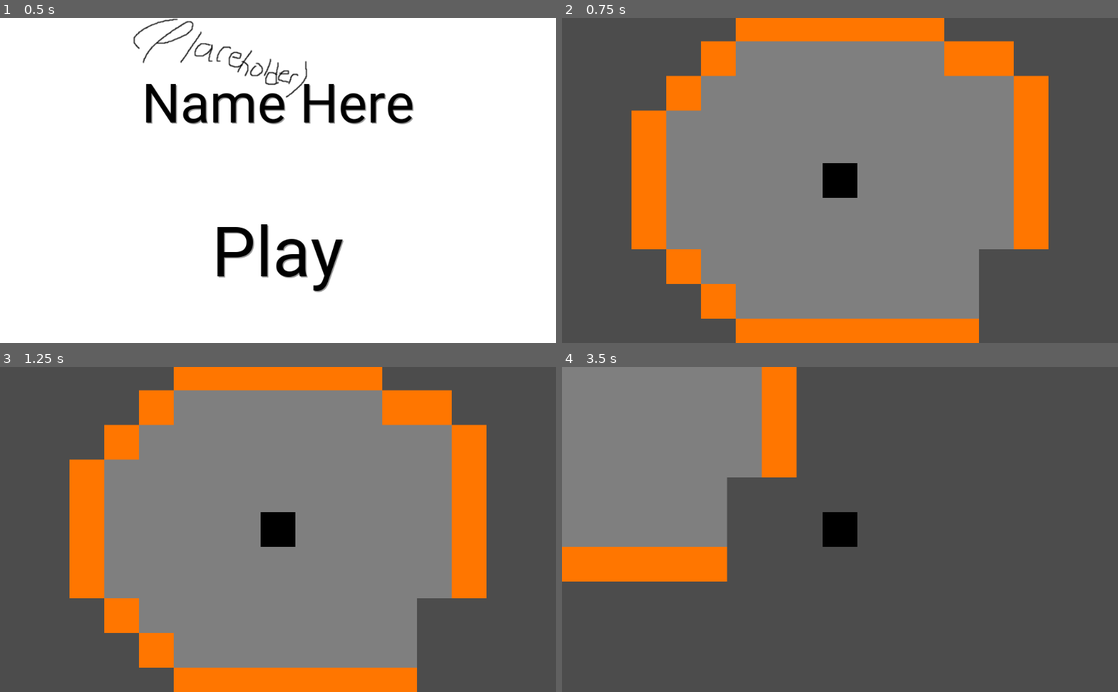
Above: before the commit, frames 1-4 (two rows, left to right).
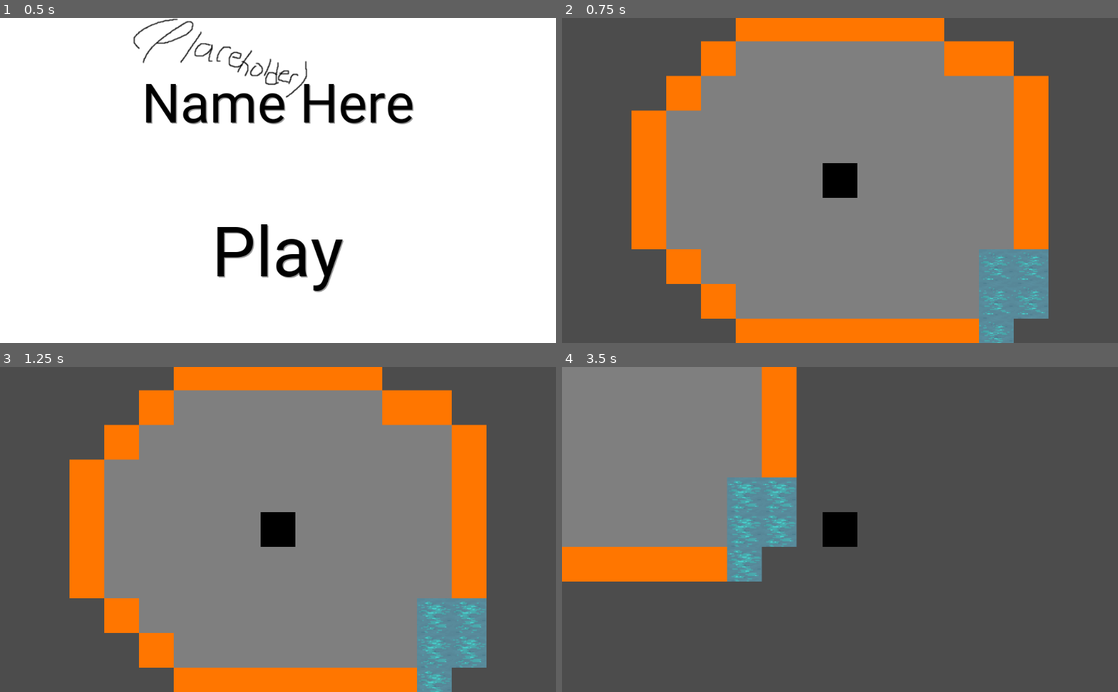
Above: after the commit, the same moments.

Repository: mariothedog/Game-Off-2019-Entry
Game: Godot game, scene res://Scenes/Main Menu.tscn
Two runs of this game, one before a commit and one after it. Both use one fixed random seed, a clock stepped at 60 frames per second and the inputs below.
Inputs (mouse positions are in pixels of both pictures, inside the frame that each line leads up to):
- Up to frame 1 (0.5 s): no input
- Up to frame 2 (0.75 s): click (840, 258) at 0.5 s
- Up to frame 3 (1.25 s): no input
- Up to frame 4 (3.5 s): move the mouse to (962, 513) at 1.27 s; hold D (move_right) 1.28-2.03 s; move the mouse to (728, 545) at 2.02 s; hold S (move_down) 2.03-2.78 s; move the mouse to (895, 458) at 2.77 s; hold D (move_right) from 2.78 s (still down)

Frame 1 is identical in both runs. In frame 2, 3.1% of the frame differs, in the area x 75-88%, y 71-100%; in frame 3, 3.1%; in frame 4, 3.4%, in the area x 29-43%, y 33-67%.

Commit message:
Placeholder water

Diff:
--- a/Scenes/Player.tscn
+++ b/Scenes/Player.tscn
@@ -2,7 +2,6 @@
 
 [ext_resource path="res://Code/Player.gd" type="Script" id=1]
 [ext_resource path="res://Art/Placeholder/Player/Player.png" type="Texture" id=2]
-
 
 [sub_resource type="RectangleShape2D" id=1]
 extents = Vector2( 32, 32 )
--- a/Scenes/Top Down.tscn
+++ b/Scenes/Top Down.tscn
@@ -1,8 +1,8 @@
-[gd_scene load_steps=3 format=2]
+[gd_scene load_steps=4 format=2]
 
 [ext_resource path="res://Tile Sets/Top Down Basic.tres" type="TileSet" id=1]
-[ext_resource path="res://Scenes/Player.tscn" type="PackedScene" id=2]
-
+[ext_resource path="res://Tile Sets/Water.tres" type="TileSet" id=2]
+[ext_resource path="res://Scenes/Player.tscn" type="PackedScene" id=3]
 
 [node name="Top Down" type="Node2D"]
 
@@ -13,5 +13,12 @@
 format = 1
 tile_data = PoolIntArray( -262147, 1, 0, -262146, 1, 0, -262145, 1, 0, -327680, 1, 0, -327679, 1, 0, -327678, 1, 0, -19 …(1245 unchanged characters)…
 
-[node name="TopDownPlayer" parent="." instance=ExtResource( 2 )]
+[node name="Water TileMap" type="TileMap" parent="."]
+scale = Vector2( 0.25, 0.25 )
+tile_set = ExtResource( 2 )
+cell_size = Vector2( 256, 256 )
+format = 1
+tile_data = PoolIntArray( 131076, 0, 0, 131077, 0, 0, 196612, 0, 0, 196613, 0, 0, 262148, 0, 0 )
+
+[node name="TopDownPlayer" parent="." instance=ExtResource( 3 )]
 position = Vector2( 0, 1 )
--- /dev/null
+++ b/Scenes/Water.tscn
@@ -0,0 +1,10 @@
+[gd_scene load_steps=3 format=2]
+
+[ext_resource path="res://Shaders/Water.tres" type="Material" id=1]
+[ext_resource path="res://Art/Placeholder/Tiles/Water/water1_1.png" type="Texture" id=2]
+
+[node name="Water" type="Node2D"]
+
+[node name="Water" type="Sprite" parent="."]
+material = ExtResource( 1 )
+texture = ExtResource( 2 )
--- /dev/null
+++ b/Shaders/Water.tres
@@ -0,0 +1,56 @@
+[gd_resource type="ShaderMaterial" load_steps=7 format=2]
+
+[ext_resource path="res://Art/Placeholder/Tiles/Water/water1_1.png" type="Texture" id=1]
+[ext_resource path="res://Art/Placeholder/Tiles/Water/water1_2.png" type="Texture" id=2]
+[ext_resource path="res://Art/Placeholder/Tiles/Water/water1_3.png" type="Texture" id=3]
+[ext_resource path="res://Art/Placeholder/Tiles/Water/water1_4.png" type="Texture" id=4]
+[ext_resource path="res://Art/Placeholder/Tiles/Water/water1_5.png" type="Texture" id=5]
+
+[sub_resource type="Shader" id=1]
+code = "shader_type canvas_item;
+
+uniform sampler2D frame1;
+uniform sampler2D frame2;
+uniform sampler2D frame3;
+uniform sampler2D frame4;
+uniform sampler2D frame5;
+
+uniform float speed = 1.0;
+
+void fragment()
+{
+	float time = fract(TIME * speed);
+	vec4 col;
+
+	if (time < 0.2)
+	{
+		col = texture(frame1, UV);
+	}
+	else if (time < 0.4)
+	{
+		col = texture(frame2, UV);
+	}
+	else if (time < 0.6)
+	{
+		col = texture(frame3, UV);
+	}
+	else if (time < 0.8)
+	{
+		col = texture(frame4, UV);
+	}
+	else
+	{
+		col = texture(frame5, UV);
+	}
+
+	COLOR = col;
+}"
+
+[resource]
+shader = SubResource( 1 )
+shader_param/speed = 1.0
+shader_param/frame1 = ExtResource( 1 )
+shader_param/frame2 = ExtResource( 2 )
+shader_param/frame3 = ExtResource( 3 )
+shader_param/frame4 = ExtResource( 4 )
+shader_param/frame5 = ExtResource( 5 )
--- a/Tile Sets/Basic.tres
+++ /dev/null
@@ -1,25 +0,0 @@
-[gd_resource type="TileSet" load_steps=3 format=2]
-
-[ext_resource path="res://Art/Placeholder/Tiles/Ground.png" type="Texture" id=1]
-
-
-[sub_resource type="ConvexPolygonShape2D" id=1]
-points = PoolVector2Array( 0, 0, 256, 0, 256, 256, 0, 256 )
-
-[resource]
-0/name = "Ground.png 0"
-0/texture = ExtResource( 1 )
-0/tex_offset = Vector2( 0, 0 )
-0/modulate = Color( 1, 1, 1, 1 )
-0/region = Rect2( 0, 0, 256, 256 )
-0/tile_mode = 0
-0/occluder_offset = Vector2( 0, 0 )
-0/navigation_offset = Vector2( 0, 0 )
-0/shapes = [ {
-"autotile_coord": Vector2( 0, 0 ),
-"one_way": false,
-"one_way_margin": 1.0,
-"shape": SubResource( 1 ),
-"shape_transform": Transform2D( 1, 0, 0, 1, 0, 0 )
-} ]
-0/z_index = 0
--- /dev/null
+++ b/Tile Sets/Water.tres
@@ -0,0 +1,17 @@
+[gd_resource type="TileSet" load_steps=3 format=2]
+
+[ext_resource path="res://Shaders/Water.tres" type="Material" id=1]
+[ext_resource path="res://Art/Placeholder/Tiles/Water/water1_1.png" type="Texture" id=2]
+
+[resource]
+0/name = "Water"
+0/texture = ExtResource( 2 )
+0/tex_offset = Vector2( 0, 0 )
+0/material = ExtResource( 1 )
+0/modulate = Color( 1, 1, 1, 1 )
+0/region = Rect2( 0, 0, 256, 256 )
+0/tile_mode = 0
+0/occluder_offset = Vector2( 128, 128 )
+0/navigation_offset = Vector2( 128, 128 )
+0/shapes = [  ]
+0/z_index = 0
Binary file added: Art/Placeholder/Tiles/Water/water1_1.png
Not shown, added: Art/Placeholder/Tiles/Water/water1_1.png.import
Binary file added: Art/Placeholder/Tiles/Water/water1_2.png
Not shown, added: Art/Placeholder/Tiles/Water/water1_2.png.import
Binary file added: Art/Placeholder/Tiles/Water/water1_3.png
Not shown, added: Art/Placeholder/Tiles/Water/water1_3.png.import
Binary file added: Art/Placeholder/Tiles/Water/water1_4.png
Not shown, added: Art/Placeholder/Tiles/Water/water1_4.png.import
Binary file added: Art/Placeholder/Tiles/Water/water1_5.png
Not shown, added: Art/Placeholder/Tiles/Water/water1_5.png.import
